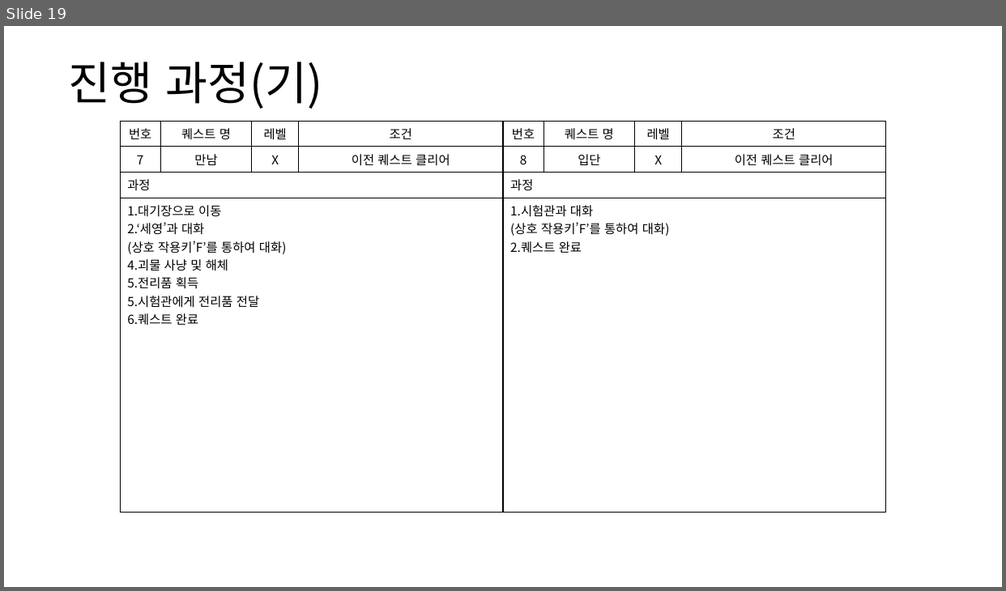
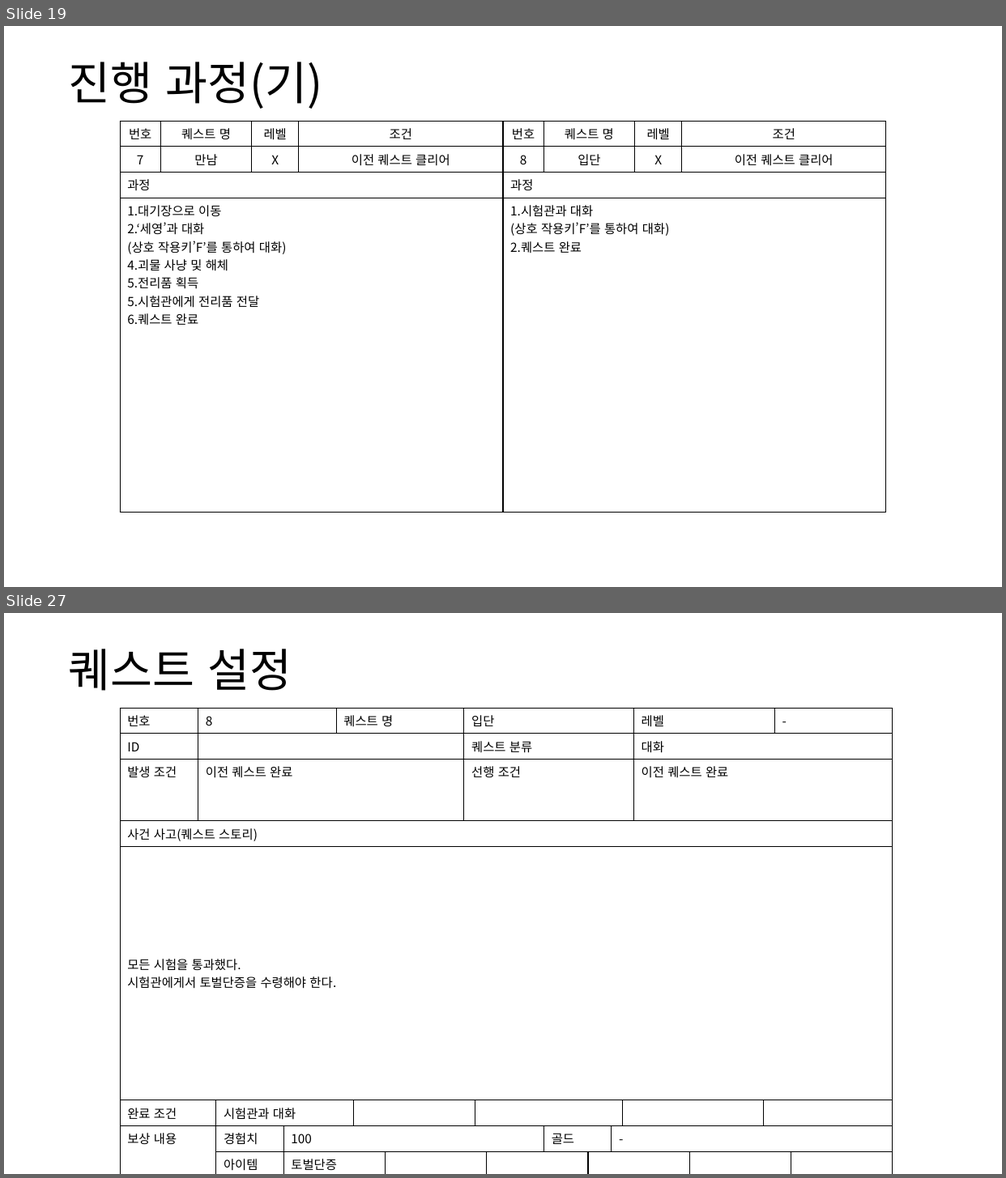
Before and after one commit to yjk0401/unityenginebasic_9th, a slide deck: 기획/메인 스토리 기획서.pptx. Shown one above the other, each under a label of ours: slide 19 before the commit, slides 19 and 27 after it; the slides between them are not shown. The pictures are 1006x591 and 1006x1178 pixels, drawn with LibreOffice and Linux fonts; fonts in the diff are those of the drawing. Boxes give left, top, right and bottom in pixels: in the first picture for what was removed or moved away, otherwise in the second. Text is boxed around its words. In the diff, an @@ line names an element or a change of style, - is before the commit and + after.

```diff
--- a/기획/메인 스토리 기획서.pptx
+++ b/기획/메인 스토리 기획서.pptx
@@ slide 27 added at (4, 613, 1002, 1174), background #FFFFFF @@
@@ text added at (68, 649, 292, 691), 44 pt, text #000000 @@
+퀘스트 설정
@@ table added at (120, 708, 888, 1174), 8 rows, 19 columns @@
+번호 | 8 |  |  | 퀘스트 명 |  |  | 입단 |  |  |  |  |  |  | 레벨 |  |  | - | 
+ID |  |  |  |  |  |  | 퀘스트 분류 |  |  |  |  |  |  | 대화 |  |  |  | 
+발생 조건 | 이전 퀘스트 완료 |  |  |  |  |  | 선행 조건 |  |  |  |  |  |  | 이전 퀘스트 완료 |  |  |  | 
+사건 사고(퀘스트 스토리) |  |  |  |  |  |  |  |  |  |  |  |  |  |  |  |  |  | 
+모든 시험을 통과했다. / 시험관에게서 토벌단증을 수령해야 한다. |  |  |  |  |  |  |  |  |  |  |  |  |  |  |  |  |  | 
+완료 조건 |  | 시험관과 대화 |  |  |  |  |  |  |  |  |  |  |  |  |  |  |  | 
+보상 내용 |  | 경험치 | 100 |  |  |  |  |  |  | 골드 |  | - |  |  |  |  |  | 
+ |  | 아이템 | 토벌단증 |  |  |  |  |  |  |  |  |  |  |  |  |  |  | 
```
Also in this commit, not shown: 1 slide changed, 6 other slides added.
